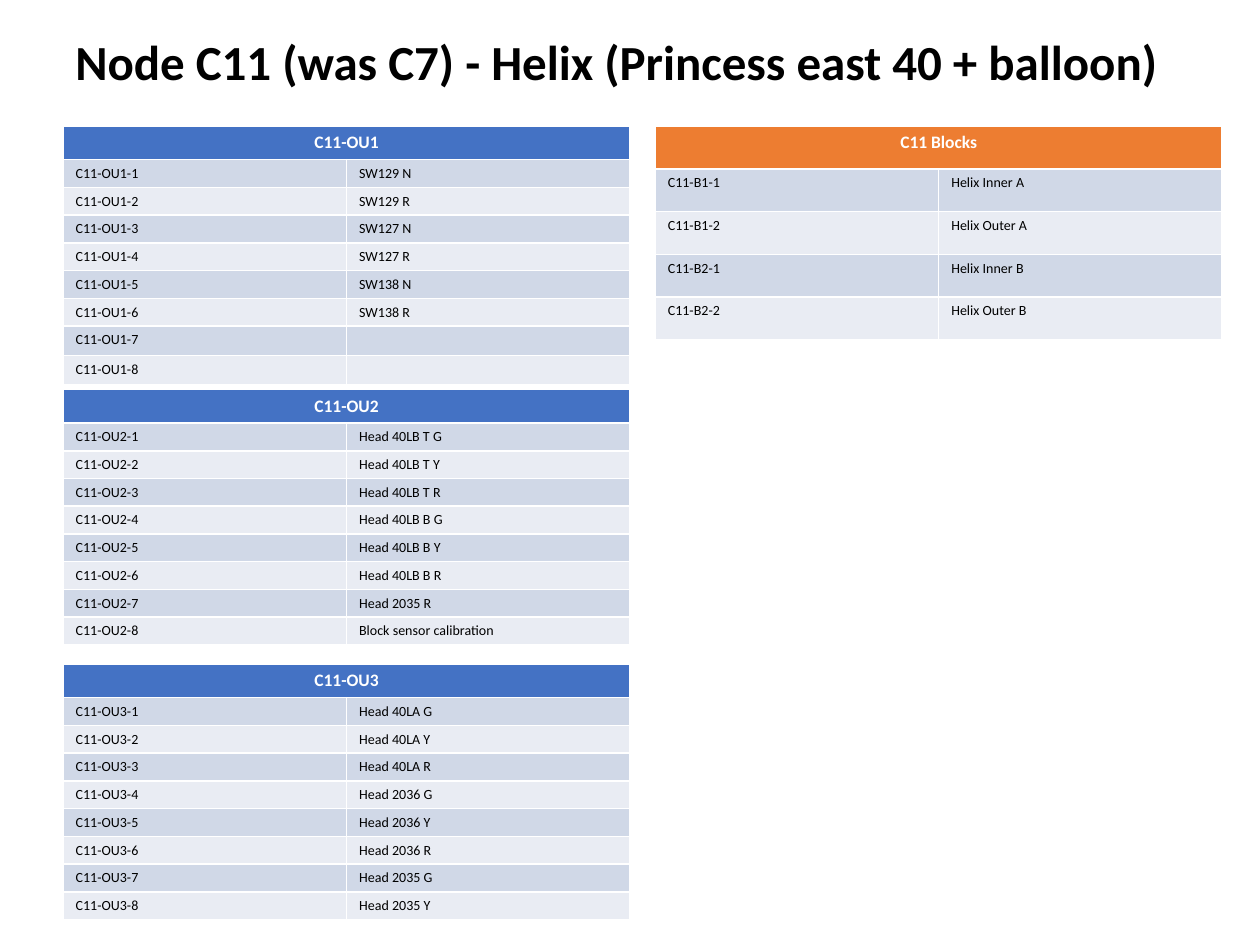
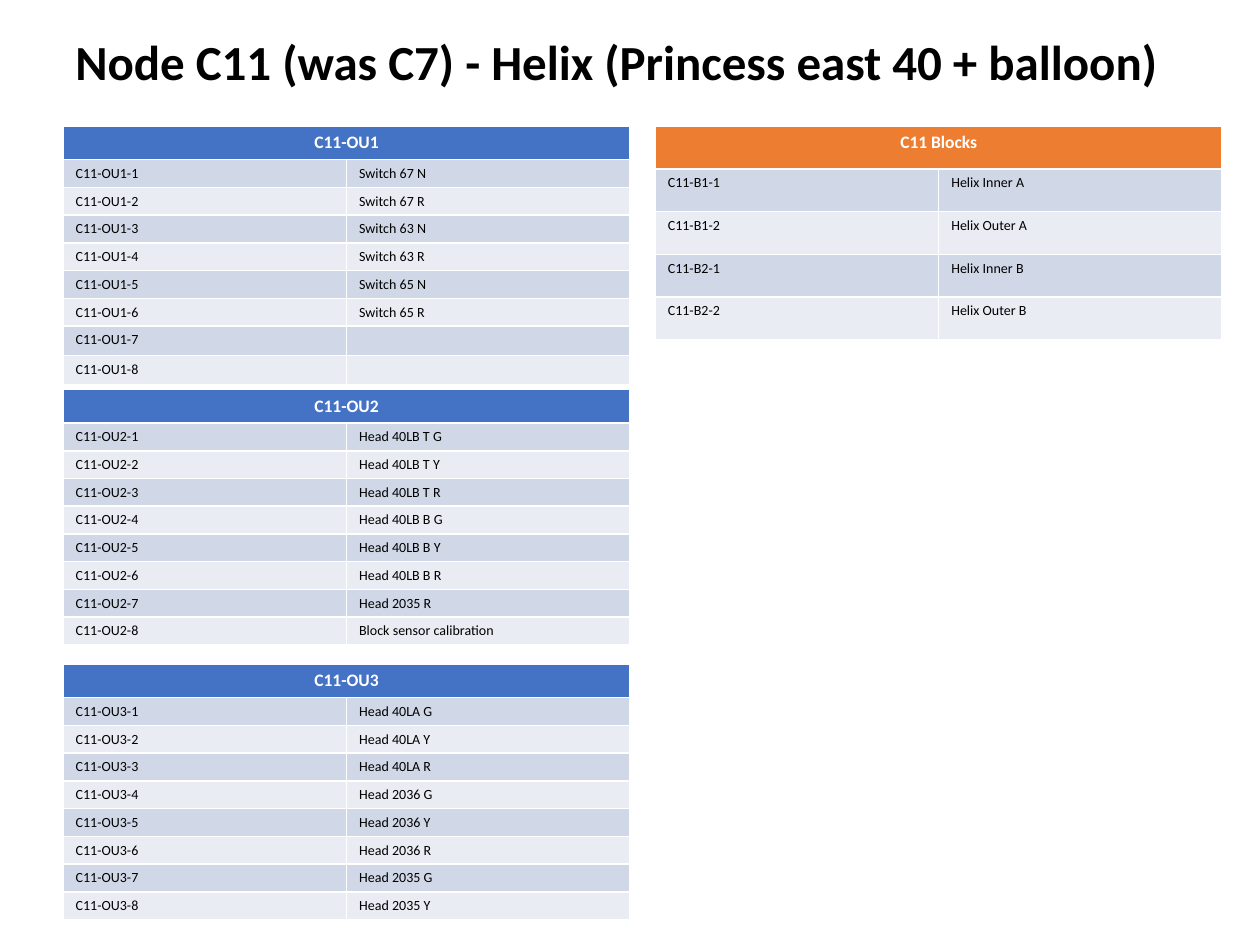
Before and after one commit to lnevo/hart, a slide deck: slide 7 of docs/wiring/Wiring_Schematic.pptx. Drawn at 1260x945 pixels with LibreOffice and Linux fonts; fonts in the diff are those of the drawing. Boxes give left, top, right and bottom in pixels: in the first picture for what was removed or moved away, otherwise in the second. Text is boxed around its words. In the diff, an @@ line names an element or a change of style, - is before the commit and + after.

```diff
--- a/docs/wiring/Wiring_Schematic.pptx
+++ b/docs/wiring/Wiring_Schematic.pptx
@@ table at bbox=[63, 126, 630, 378] @@
-row 2, column 2: SW129 N
+row 2, column 2: Switch 67 N
-row 3, column 2: SW129 R
+row 3, column 2: Switch 67 R
-row 4, column 2: SW127 N
+row 4, column 2: Switch 63 N
-row 5, column 2: SW127 R
+row 5, column 2: Switch 63 R
-row 6, column 2: SW138 N
+row 6, column 2: Switch 65 N
-row 7, column 2: SW138 R
+row 7, column 2: Switch 65 R
```
Also in this commit, not shown: 8 other slides changed, 9 other files.
